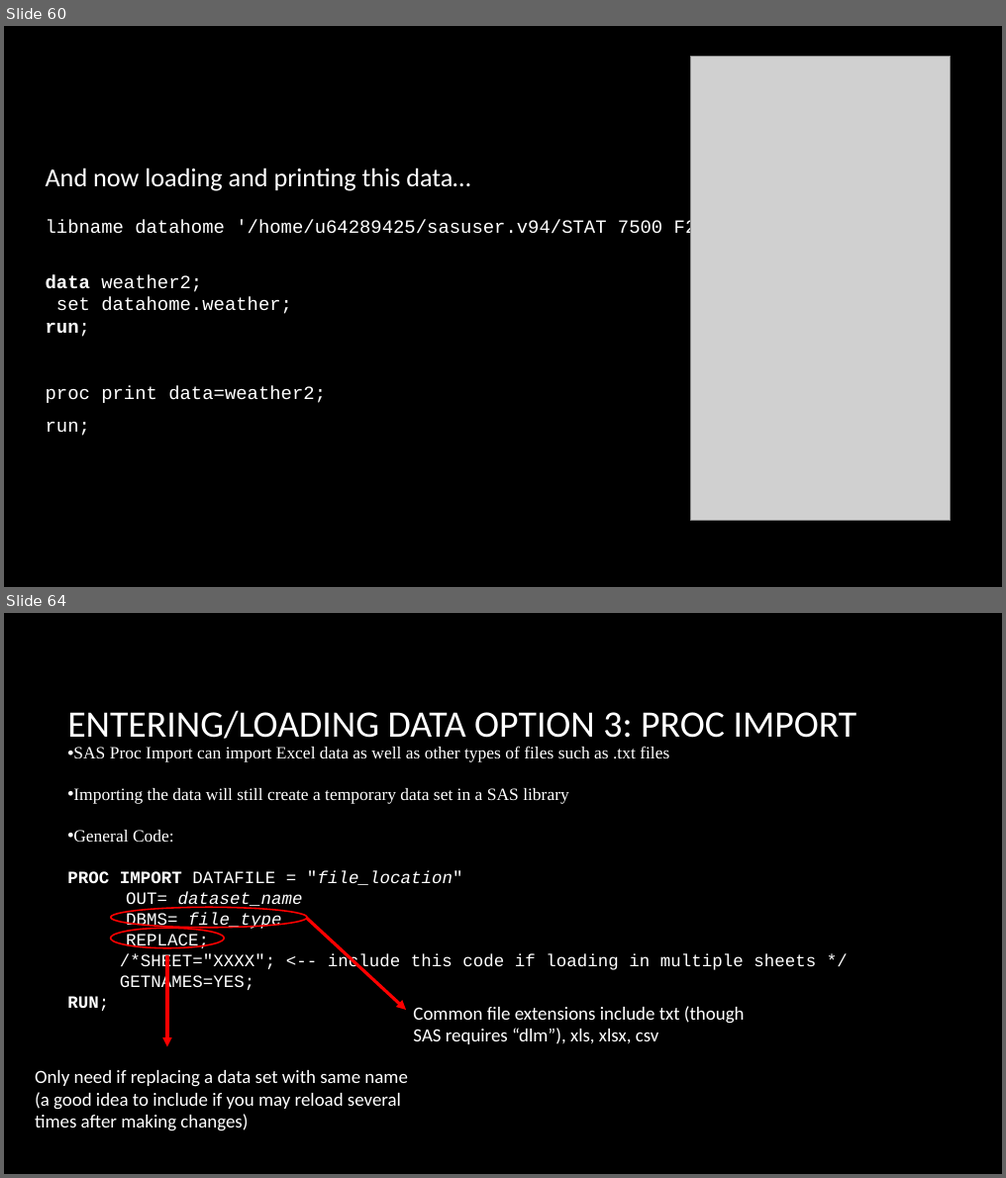
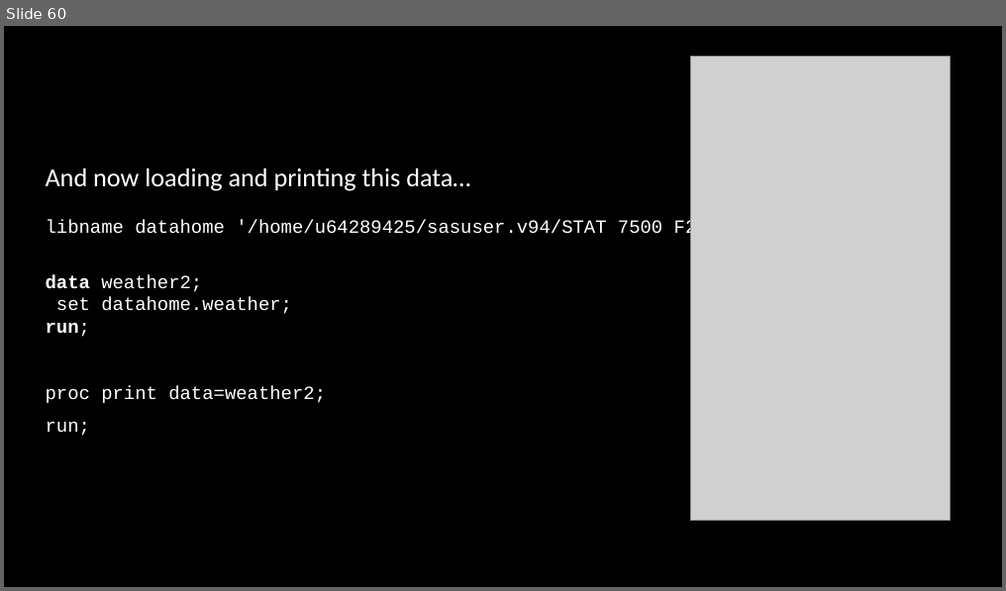
Before and after one commit to kgfitzgerald/stat-7500, a slide deck: assets/lecture_slides/SAS1_intro_to_sas.pptx. Shown one above the other, each under a label of ours: slides 60 and 64 before the commit, slide 60 after it; the slides between them are not shown. The pictures are 1006x1178 and 1006x591 pixels, drawn with LibreOffice and Linux fonts; fonts in the diff are those of the drawing; grey boxes stand for pictures; background and template pictures are left out. Boxes give left, top, right and bottom in pixels: in the first picture for what was removed or moved away, otherwise in the second. Text is boxed around its words. In the diff, an @@ line names an element or a change of style, - is before the commit and + after.

```diff
--- a/assets/lecture_slides/SAS1_intro_to_sas.pptx
+++ b/assets/lecture_slides/SAS1_intro_to_sas.pptx
@@ slide 64 removed at (4,613,1002,1174), background picture (left out) @@
@@ title removed at (67,710,857,747) @@
-ENTERING/LOADING DATA OPTION 3: PROC IMPORT
@@ text removed at (67,747,816,1011) @@
-• SAS Proc Import can import Excel data as well as other types of files such as .txt files
-• Importing the data will still create a temporary data set in a SAS library
-• General Code:
-PROC IMPORT DATAFILE = "file_location"
-OUT= dataset_name
-DBMS= file_type
-REPLACE;
-/*SHEET="XXXX"; <-- include this code if loading in multiple sheets */
-GETNAMES=YES;
-RUN;
@@ ellipse removed at (110,907,307,928) @@
@@ ellipse removed at (110,928,224,949) @@
@@ arrow removed from (307, 919) to (406, 1010) @@
@@ arrow removed from (167, 957) to (167, 1048) @@
@@ text removed at (413,1006,745,1045) @@
-Common file extensions include txt (though SAS requires “dlm”), xls, xlsx, csv
@@ text removed at (35,1070,407,1132) @@
-Only need if replacing a data set with same name
-(a good idea to include if you may reload several
-times after making changes)
```
Also in this commit, not shown: 13 other slides removed, 1 other file.
